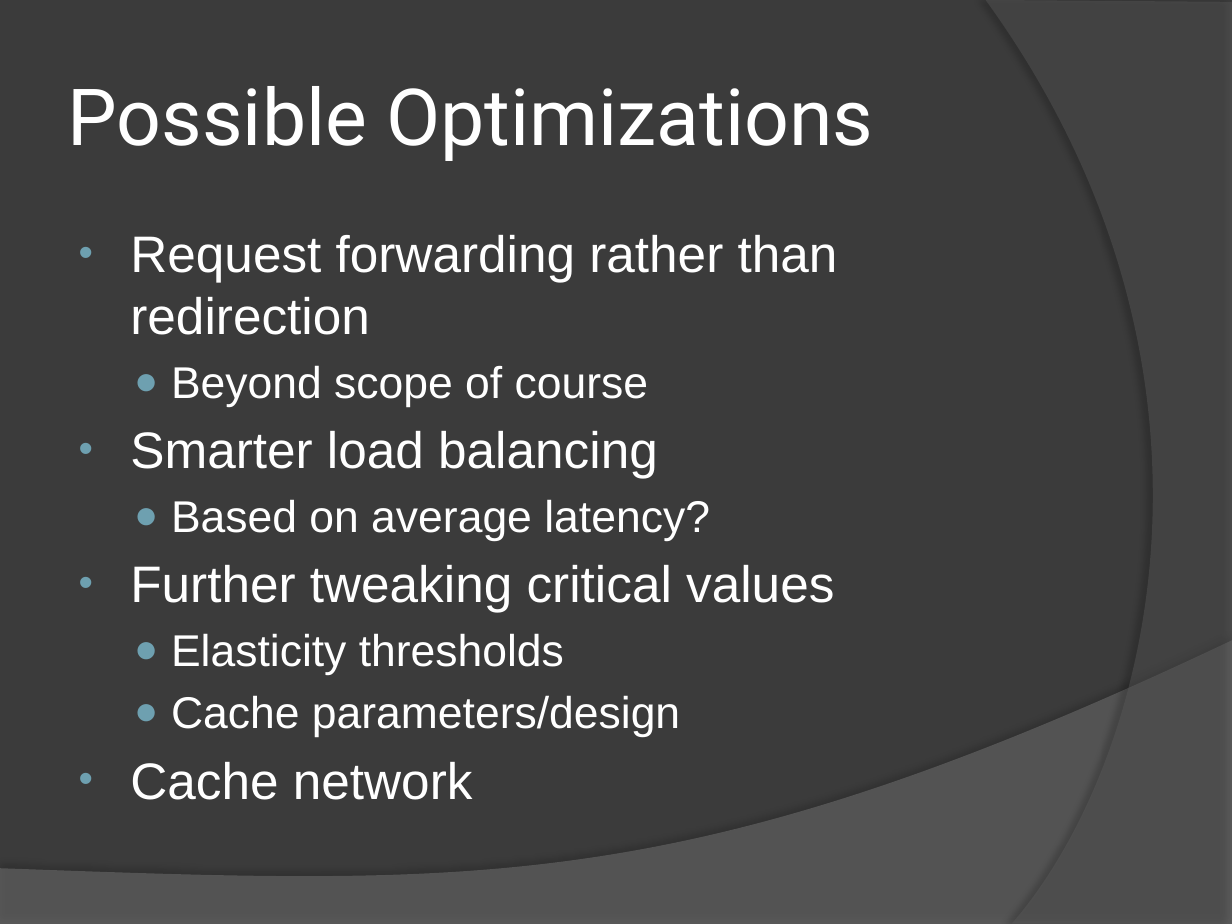
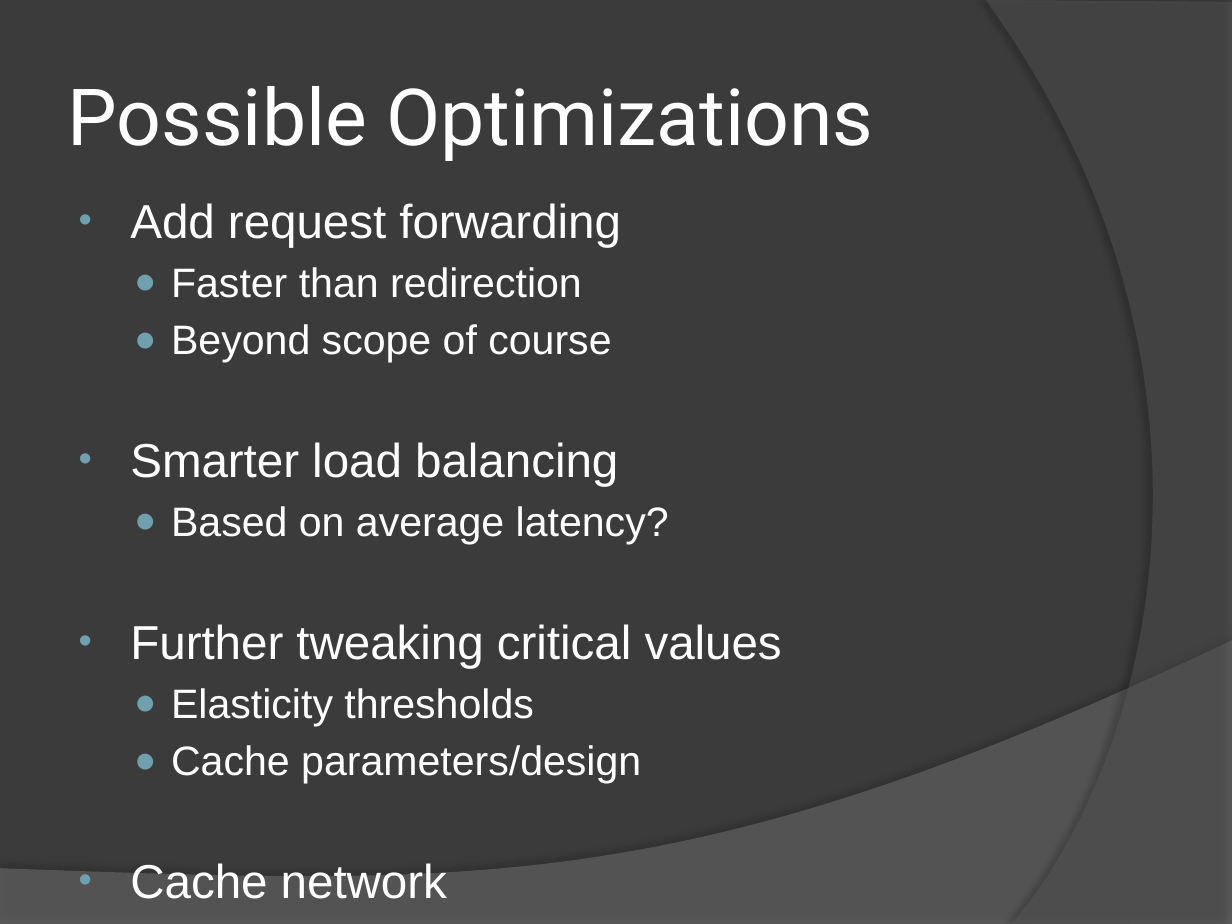
Before and after one commit to 15418-Awesome-Server/Awesome-Web-Server, a slide deck: slide 16 of Awesome Web Server.pptx. Drawn at 1232x924 pixels with LibreOffice and Linux fonts; fonts in the diff are those of the drawing. Boxes give left, top, right and bottom in pixels: in the first picture for what was removed or moved away, otherwise in the second. Text is boxed around its words. In the diff, an @@ line names an element or a change of style, - is before the commit and + after.

```diff
--- a/Awesome Web Server.pptx
+++ b/Awesome Web Server.pptx
@@ text "Add request forwarding": place and size @@
-text "Add request forwarding" at bbox=[130, 235, 838, 800]
+text "Add request forwarding" at bbox=[130, 203, 782, 899]
@@ text at bbox=[130, 203, 621, 298]: text changed; size 30 to 24.1 pt @@
-• Request forwarding rather than redirection
+• Add request forwarding
+  ● Faster than redirection
@@ text at bbox=[130, 324, 782, 899]: size 26 to 24.1 pt in "Beyond scope of course", "Based on average latency?", "Elasticity thresholds", "Cache parameters/design"; size 30 to 27.8 pt in "Smarter load balancing", "Further tweaking critical values", "Cache network" @@
@@ freeform shape at bbox=[0, 641, 1232, 924]: fill #7F7F7F at 45% opacity to #808080 at 45% opacity @@
```
Also in this commit, not shown: 16 other slides changed.
